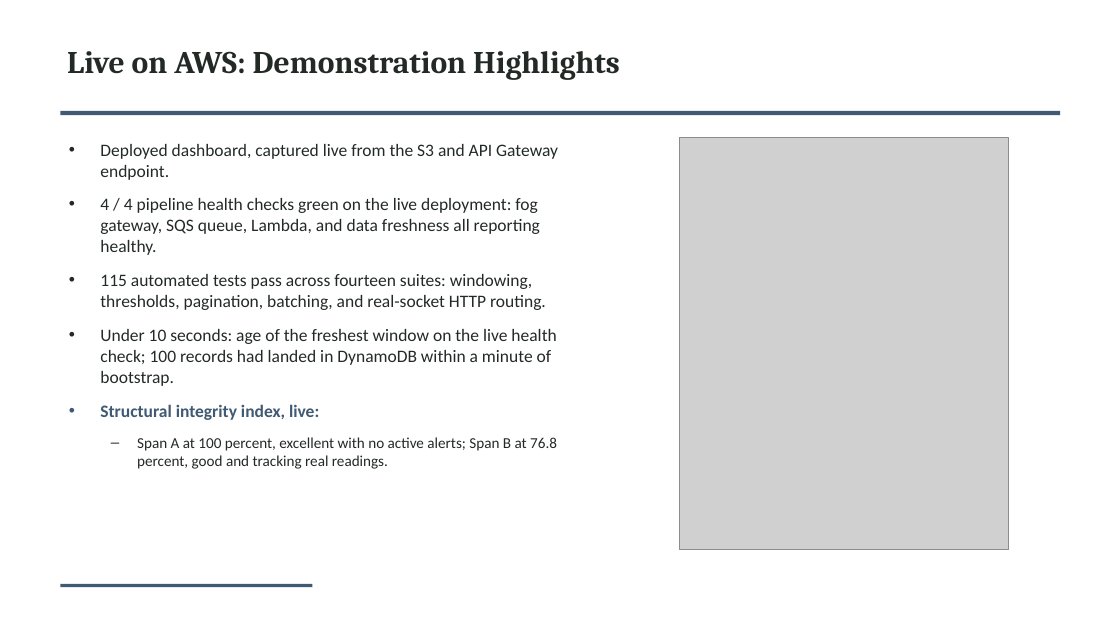
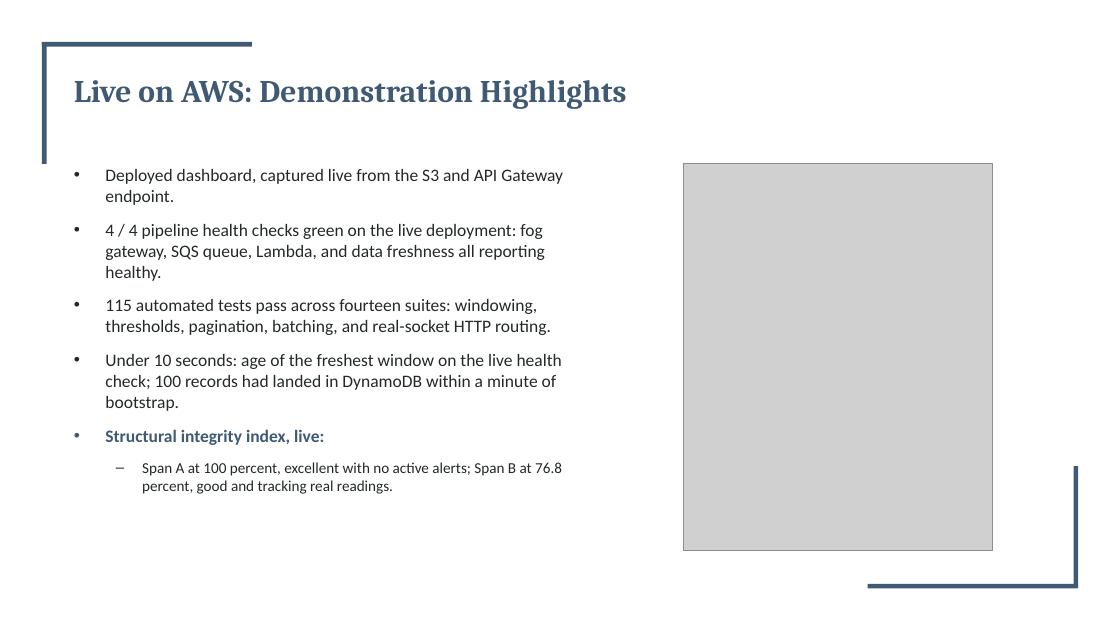
Before and after one commit to valletivarish/FEC_version_2, a slide deck: slide 4 of ppt/X25104047_bridge-structural-health.pptx. Drawn at 1120x630 pixels with LibreOffice and Linux fonts; fonts in the diff are those of the drawing; grey boxes stand for pictures. Boxes give left, top, right and bottom in pixels: in the first picture for what was removed or moved away, otherwise in the second. Text is boxed around its words. In the diff, an @@ line names an element or a change of style, - is before the commit and + after.

Commit message:
Give every deployed deck a unique background architecture: add 4 new layouts (lspine, tint, corner, blocktitle); move Vishvaksen->tint, Hrishikesh->lspine, Nemi->blocktitle, Kasireddy->corner so no two of the 12 deployed decks share a content archetype

```diff
--- a/ppt/X25104047_bridge-structural-health.pptx
+++ b/ppt/X25104047_bridge-structural-health.pptx
@@ rectangle resized from (x1=60, y1=111, x2=1060, y2=115) to (x1=42, y1=42, x2=252, y2=47) @@
@@ rectangle added at (x1=42, y1=42, x2=47, y2=164), fill #3F5A72 @@
@@ title "Live on AWS: Demonstration Highlights" moved from (x1=67, y1=51, x2=620, y2=80) to (x1=74, y1=80, x2=627, y2=109) @@
@@ title "Live on AWS: Demonstration Highlights" at (x1=74, y1=80, x2=627, y2=109): text colour #232A26 to #3F5A72 @@
@@ text "Deployed dashboard, captured live from ..." moved from (x1=100, y1=144, x2=558, y2=469) to (x1=105, y1=169, x2=563, y2=494) @@
@@ picture resized from (x1=680, y1=138, x2=1009, y2=549) to (x1=683, y1=164, x2=992, y2=550) @@
@@ rectangle added at (x1=1074, y1=466, x2=1079, y2=588), fill #3F5A72 @@
@@ rectangle resized from (x1=60, y1=584, x2=313, y2=587) to (x1=868, y1=584, x2=1078, y2=589) @@
```
Also in this commit, not shown: 4 other slides changed, 24 other files.
